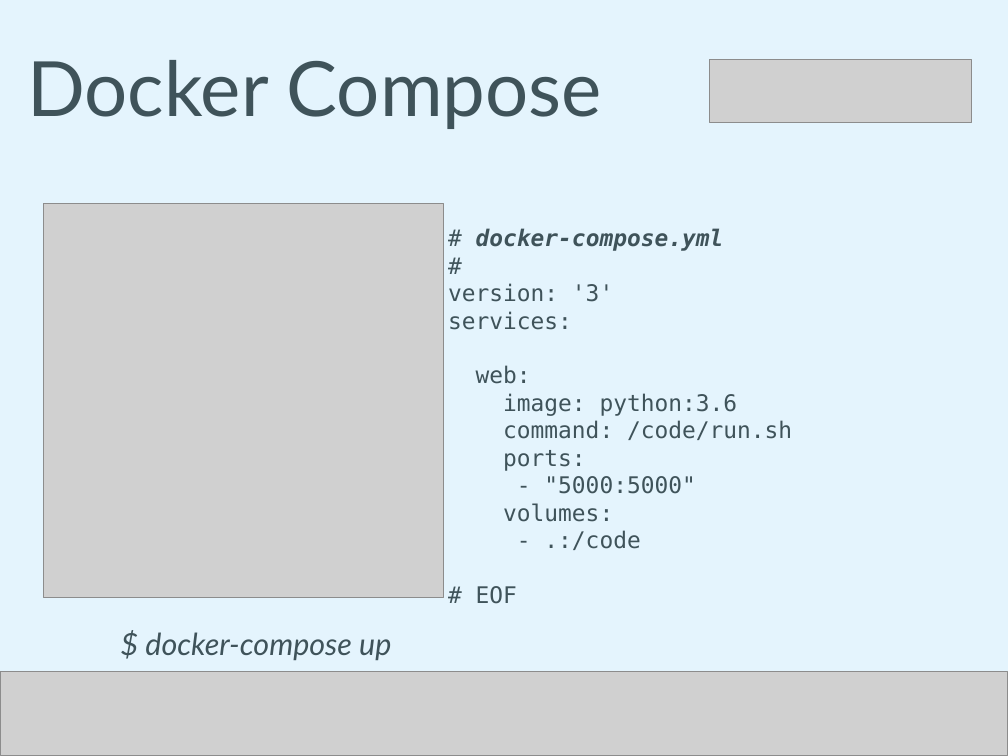
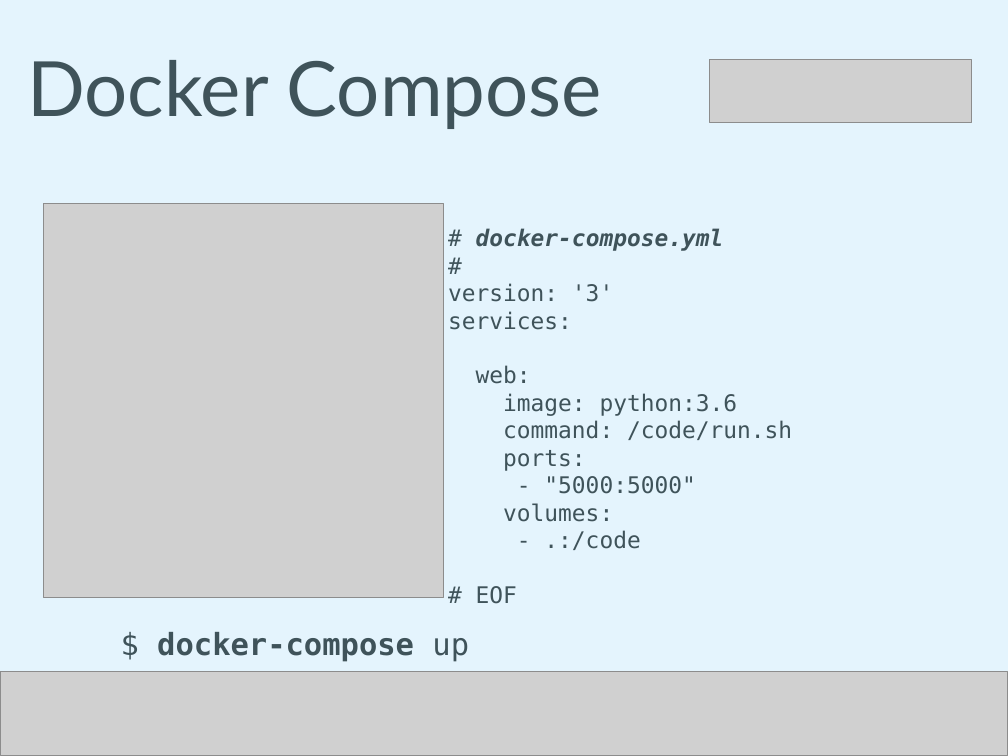
Before and after one commit to humitos/docker-workshop, a slide deck: slide 34 of talk/docker.odp. Drawn at 1008x756 pixels with LibreOffice and Linux fonts; fonts in the diff are those of the drawing; grey boxes stand for pictures. Boxes give left, top, right and bottom in pixels: in the first picture for what was removed or moved away, otherwise in the second. Text is boxed around its words. In the diff, an @@ line names an element or a change of style, - is before the commit and + after.

```diff
--- a/talk/docker.odp
+++ b/talk/docker.odp
@@ text "$ docker-compose up" at [157,632,469,662]: font Lato to DejaVu Sans Mono, italic off; bold on in "docker-compose" @@
```
Also in this commit, not shown: 2 other slides changed.
